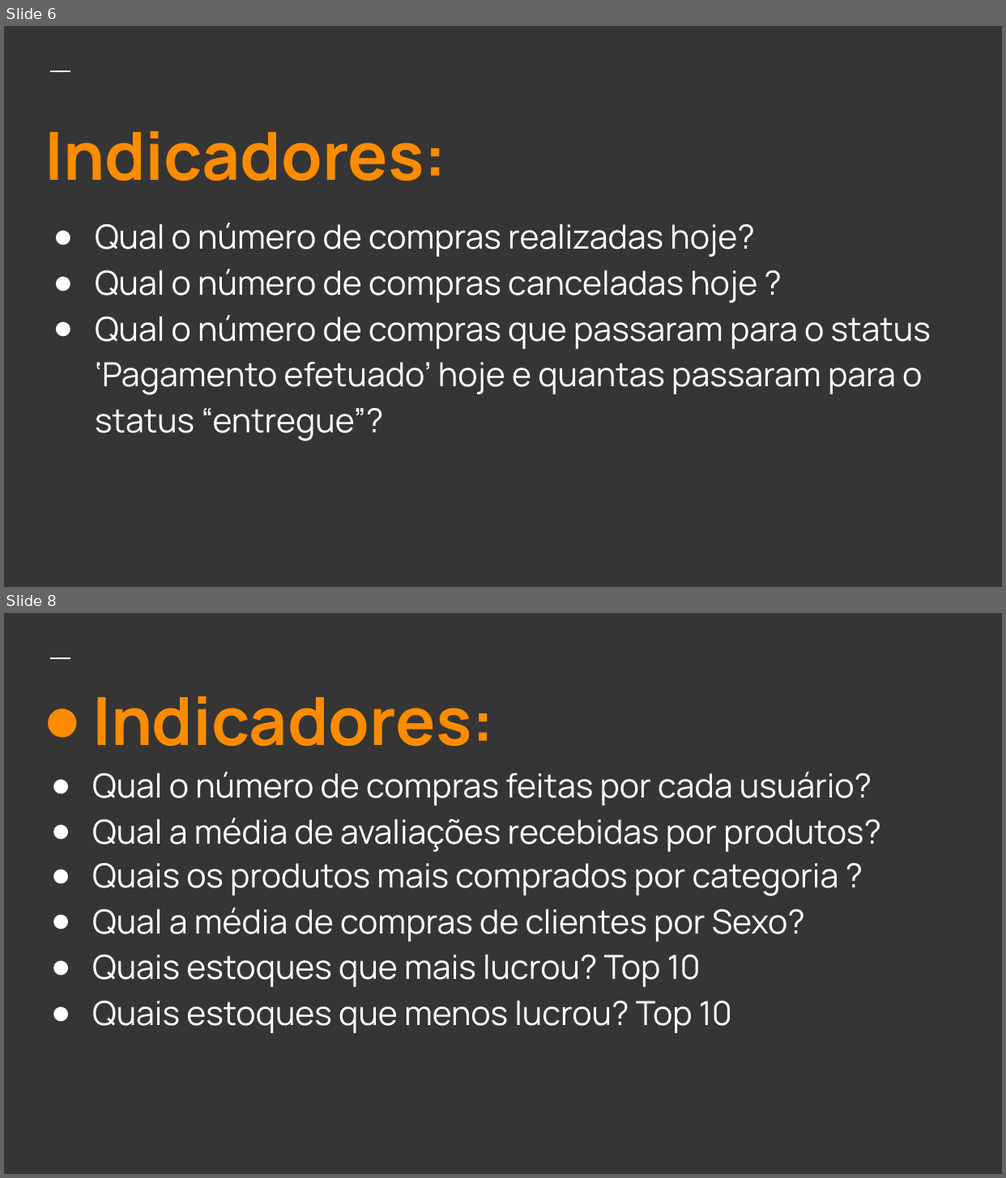
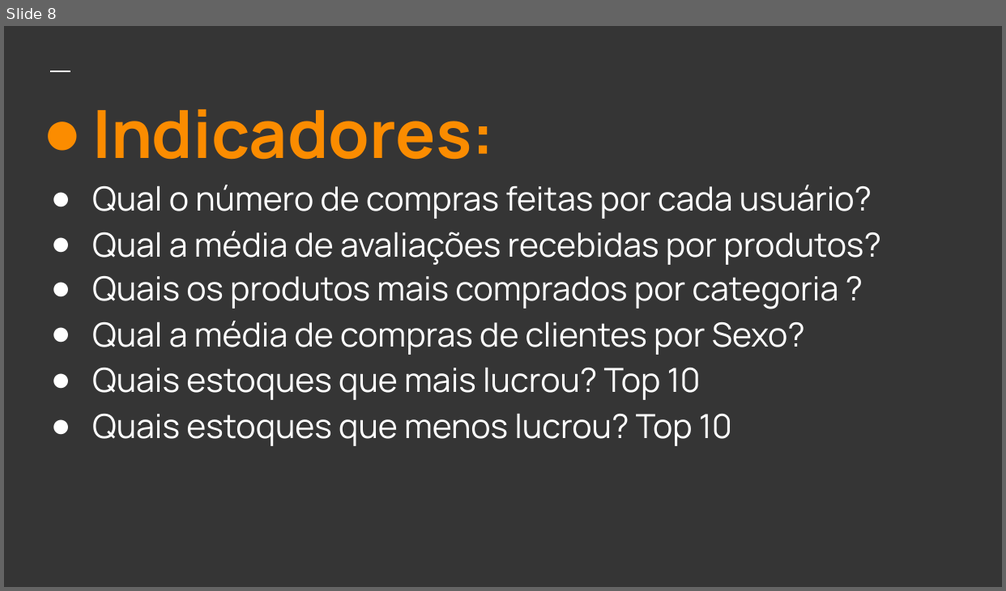
Before and after one commit to Fashion-Q/Sistema-De-Apoio-A-Decisao, a slide deck: apresentacao/A eficiência de um e-commerce.pptx. Shown one above the other, each under a label of ours: slides 6 and 8 before the commit, slide 8 after it; the slides between them are not shown. The pictures are 1006x1178 and 1006x591 pixels, drawn with LibreOffice and Linux fonts; fonts in the diff are those of the drawing. Boxes give left, top, right and bottom in pixels: in the first picture for what was removed or moved away, otherwise in the second. Text is boxed around its words. In the diff, an @@ line names an element or a change of style, - is before the commit and + after.

Commit message:
Modificacao no slide de indicadores

```diff
--- a/apresentacao/A eficiência de um e-commerce.pptx
+++ b/apresentacao/A eficiência de um e-commerce.pptx
@@ slide 6 removed at [4,26,1002,587], background #353535; not listed: 1 template element that a slide beside it also shows @@
@@ title removed at [44,131,931,442] @@
-Indicadores:
-● Qual o número de compras realizadas hoje?
-● Qual o número de compras canceladas hoje ?
-● Qual o número de compras que passaram para o status ‘Pagamento efetuado’ hoje e quantas passaram para o status “entregue”?
```
Also in this commit, not shown: 2 slides changed.
